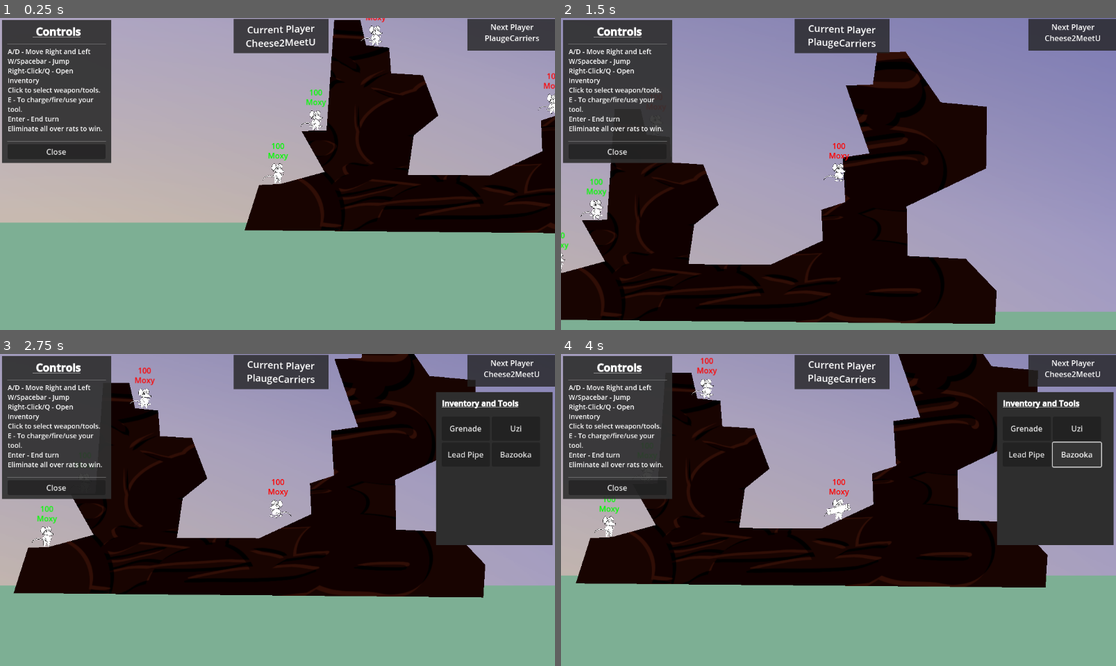
Above: before the commit, frames 1-4 (two rows, left to right).
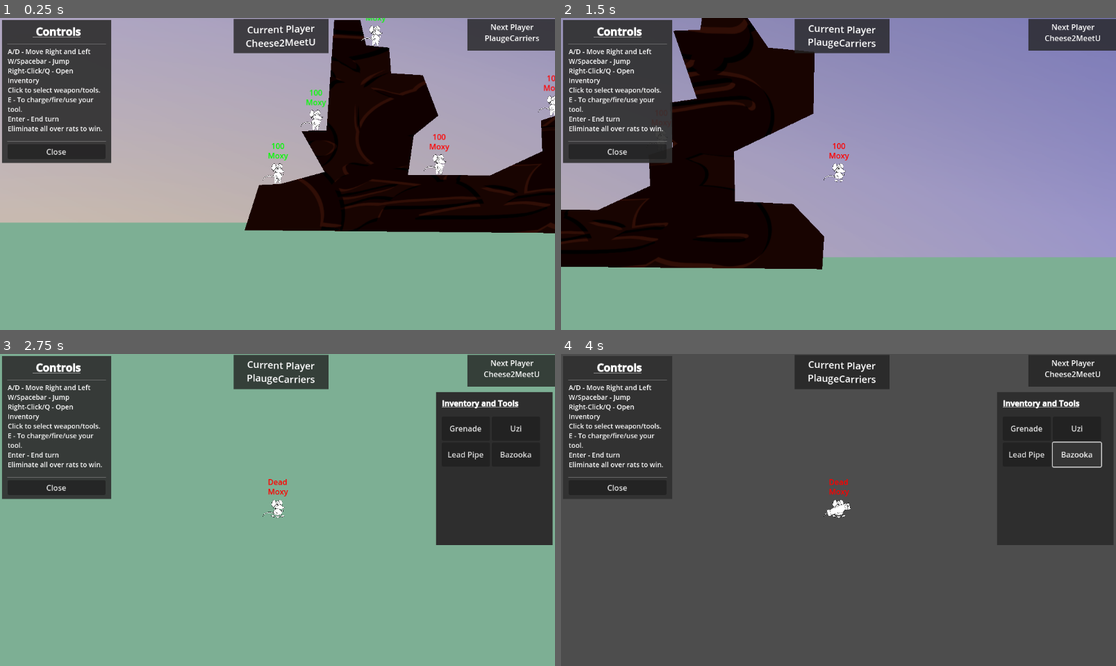
Above: after the commit, the same moments.

Repository: malceore/LD56
Game: Godot game, scene res://scenes/battle_ground/battle_ground.tscn
Same seed, same stepped clock (60 frames per second), same inputs: the game is played once before the commit and once after it.
Inputs (mouse positions are in pixels of both pictures, inside the frame that each line leads up to):
- Up to frame 1 (0.25 s): no input
- Up to frame 2 (1.5 s): tap Enter (Skip_Turn) at 0.5 s; move the mouse to (960, 158) at 0.52 s; hold E (Shoot) 0.53-1.28 s; hold D (Move_Right) from 0.53 s (still down); click (960, 158) at 0.67 s; tap Space (Jump) at 0.77 s; move the mouse to (727, 189) at 1.27 s; tap E (Shoot) at 1.35 s; click (727, 189) at 1.42 s
- Up to frame 3 (2.75 s): tap Space (Jump) at 1.52 s; move the mouse to (333, 441) at 2.02 s; release D (Move_Right) at 2.03 s; hold A (Move_Left) from 2.03 s (still down); hold E (Shoot) from 2.03 s (still down); tap Q at 2.1 s; click (333, 441) at 2.17 s
- Up to frame 4 (4 s): release A (Move_Left) at 2.75 s; release E (Shoot) at 2.75 s; click "Grenade" at 2.75 s; click "Bazooka" at 3.5 s

The runs differ from the first frame. In frame 1, 0.4% of the frame differs, in the area x 54-100%, y 0-51%; in frame 2, 46%; in frame 3, 54%; in frame 4, 77%, in the area x 0-100%, y 0-100%.

Commit message:
added an event bus, now using weapons or dying ends your turn. add explosion partical.

Diff:
--- a/scenes/battle_ground/battle_ground.gd
+++ b/scenes/battle_ground/battle_ground.gd
@@ -1,8 +1,11 @@
 extends Node2D
 
 @export var active_character: CharacterBody2D = null
+@export var debug = false
 @onready var turn_handler = $Camera2D/TurnHandler
 @onready var spawn_points = $SpawnPoints.get_children()
+
+signal event_bus(transmitter, event)
 
 var mouse = preload("res://scenes/character/character.tscn")
 
@@ -13,6 +16,7 @@
 	player1.team_color = Color.GREEN
 	player1.mice = [
 		mouse.instantiate(),
+		mouse.instantiate(),
 		mouse.instantiate()
 	]
 
@@ -20,6 +24,7 @@
 	player2.team_name = "PlaugeCarriers"
 	player2.team_color = Color.RED
 	player2.mice = [
+		mouse.instantiate(),
 		mouse.instantiate(),
 		mouse.instantiate()
 	]
@@ -29,8 +34,17 @@
 		player2
 	])
 
+	event_bus.connect(handle_event)
 	spawn_mice()
 	turn_handler.start()
+
+
+func handle_event(transmitter, event):
+	if debug:
+		print_debug(transmitter.name + " " + event)
+	if event == "weapon_fired" or event == "dead":
+		await get_tree().create_timer(3.0).timeout
+		turn_handler.change_turn()
 
 
 func won():
@@ -50,3 +64,4 @@
 			next_spawn_index += 1
 			mouse.name_label.modulate = player.team_color
 			mouse.health_label.modulate = player.team_color
+			mouse.event_bus = event_bus
--- a/scenes/character/character.gd
+++ b/scenes/character/character.gd
@@ -14,7 +14,7 @@
 var active_weapon = null
 var active = false
 var dead = false
-
+var event_bus
 
 func _ready():
 	health_label.text = labelBoilerplate + str(health)
@@ -34,15 +34,20 @@
 	dead = true
 	health = 0
 	health_label.text = labelBoilerplate + "Dead"
+	event_bus.emit(self, "dead")
 
 
 func change_weapon(weapon):
+	deactivate_weapon_if_active()
+	active_weapon = weapon
+	active_weapon.ready()
+	add_child(active_weapon)
+
+
+func deactivate_weapon_if_active():
 	if active_weapon != null:
 		remove_child(active_weapon)
 		active_weapon.queue_free()
-	active_weapon = weapon
-	active_weapon.ready()
-	add_child(active_weapon)
 
 
 func _process(delta):
@@ -56,10 +61,10 @@
 
 
 func _physics_process(delta):
-	if active:
-		if not is_on_floor():
-			velocity.y += gravity * delta
+	if not is_on_floor():
+		velocity.y += gravity * delta
 
+	if active and !dead:
 		if Input.is_action_just_pressed("Jump") and is_on_floor():
 			velocity.y = JUMP_VELOCITY
 		var direction = Input.get_axis("Move_Left", "Move_Right")
@@ -68,14 +73,14 @@
 		else:
 			velocity.x = move_toward(velocity.x, 0, SPEED)
 
-		# Handle Animation
-		if velocity.x != 0:
-			sprite_ap.play("scurry")
-			if velocity.x < 0:
-				sprite_body.scale.x = -1
-			else:
-				sprite_body.scale.x = 1
+	# Handle Animation
+	if velocity.x != 0:
+		sprite_ap.play("scurry")
+		if velocity.x < 0:
+			sprite_body.scale.x = -1
 		else:
-			sprite_ap.play("idle")
+			sprite_body.scale.x = 1
+	else:
+		sprite_ap.play("idle")
 
-		move_and_slide()
+	move_and_slide()
--- a/scenes/terrian/terrian.tscn
+++ b/scenes/terrian/terrian.tscn
@@ -20,10 +20,10 @@
 [node name="Water" type="Area2D" parent="."]
 
 [node name="ColorRect" type="ColorRect" parent="Water"]
-offset_left = -974.0
+offset_left = -1369.0
 offset_top = 638.0
-offset_right = 2090.0
-offset_bottom = 1196.0
+offset_right = 2862.0
+offset_bottom = 3292.0
 color = Color(0.489938, 0.68676, 0.578893, 1)
 
 [node name="CollisionShape2D" type="CollisionShape2D" parent="Water"]
--- a/scenes/turn_handler/turn_handler.gd
+++ b/scenes/turn_handler/turn_handler.gd
@@ -56,6 +56,7 @@
 
 func set_active_mouse():
 	if parent.active_character != null:
+		parent.active_character.deactivate_weapon_if_active()
 		parent.active_character.active = false
 	var mouse = players[current_player].get_next_mouse()
 	if mouse == null:
--- a/scenes/weapons/bazooka/bazooka.gd
+++ b/scenes/weapons/bazooka/bazooka.gd
@@ -20,6 +20,7 @@
 
 
 func fire():
+	get_parent().event_bus.emit(get_parent(), "weapon_fired")
 	if debug:
 		print_debug("firing " + str(speed) + "  Rotation:" + str((get_global_mouse_position() - global_position).normalized()))
 	fired = true
@@ -29,3 +30,4 @@
 	projectile_instance.rotation = (get_global_mouse_position() - global_position).normalized().angle()
 	get_tree().get_root().add_child(projectile_instance)
 	projectile_instance.apply_central_force(speed * (get_global_mouse_position() - global_position).normalized())
+	get_parent().deactivate_weapon_if_active()
--- /dev/null
+++ b/scenes/weapons/explosion_particle/explosion.tscn
@@ -0,0 +1,25 @@
+[gd_scene load_steps=2 format=3 uid="uid://46odjt2ofdhg"]
+
+[ext_resource type="Texture2D" uid="uid://him5k0f5v6w5" path="res://scenes/weapons/cloud_orb.png" id="1_lmjus"]
+
+[node name="Explosion" type="CPUParticles2D"]
+emitting = false
+amount = 24
+lifetime = 0.2
+one_shot = true
+explosiveness = 0.88
+randomness = 0.37
+texture = ExtResource("1_lmjus")
+spread = 180.0
+gravity = Vector2(0, 400)
+initial_velocity_min = 402.78
+initial_velocity_max = 694.11
+angular_velocity_min = -238.11
+angular_velocity_max = 294.81
+linear_accel_min = 44.09
+linear_accel_max = 83.46
+radial_accel_min = 17.33
+radial_accel_max = 63.0
+scale_amount_min = 0.1
+scale_amount_max = 0.4
+hue_variation_max = 0.3
--- a/scenes/weapons/grenade/grenade.gd
+++ b/scenes/weapons/grenade/grenade.gd
@@ -21,12 +21,16 @@
 
 
 func _on_timer_timeout():
+	$Explosion.emitting = true
+	await $Explosion.finished
+	#$Explosion.reparent(get_tree().get_root())
+
 	print_debug("explosion!!!")
 	var bodies_in_blast_radius = $BlastRadius.get_overlapping_bodies()
 	for affected_body in bodies_in_blast_radius:
 		if affected_body.has_method("take_damage"):
 			affected_body.take_damage(damage)
-	queue_free()
+	die()
 
 
 func die():
@@ -34,6 +38,7 @@
 
 
 func fire():
+	get_parent().event_bus.emit(get_parent(), "weapon_fired")
 	fired = true
 	current_ammo -= 1
 	var projectile_instance = projectile.instantiate()
--- a/scenes/weapons/grenade/grenade.tscn
+++ b/scenes/weapons/grenade/grenade.tscn
@@ -1,7 +1,8 @@
-[gd_scene load_steps=5 format=3 uid="uid://cmk837rp0fruq"]
+[gd_scene load_steps=6 format=3 uid="uid://cmk837rp0fruq"]
 
 [ext_resource type="Script" path="res://scenes/weapons/grenade/grenade.gd" id="1_rq3rb"]
 [ext_resource type="Texture2D" uid="uid://bgbtllxkc6bra" path="res://scenes/weapons/weapons.png" id="2_gsbi2"]
+[ext_resource type="PackedScene" uid="uid://46odjt2ofdhg" path="res://scenes/weapons/explosion_particle/explosion.tscn" id="3_lf82g"]
 
 [sub_resource type="PhysicsMaterial" id="PhysicsMaterial_a5i2u"]
 rough = true
@@ -36,4 +37,6 @@
 [node name="Timer" type="Timer" parent="."]
 wait_time = 5.0
 
+[node name="Explosion" parent="." instance=ExtResource("3_lf82g")]
+
 [connection signal="timeout" from="Timer" to="." method="_on_timer_timeout"]
--- a/scenes/weapons/missle/missle.gd
+++ b/scenes/weapons/missle/missle.gd
@@ -12,6 +12,9 @@
 
 
 func _on_body_entered(body:Node):
+	$Explosion.emitting = true
+	await $Explosion.finished
+	# $Explosion.reparent(get_tree().get_root())
 	print_debug("BOOOOM!")
 	var bodies_in_blast_radius = $BlastRadius.get_overlapping_bodies()
 	for affected_body in bodies_in_blast_radius:
--- a/scenes/weapons/missle/missle.tscn
+++ b/scenes/weapons/missle/missle.tscn
@@ -1,7 +1,8 @@
-[gd_scene load_steps=4 format=3 uid="uid://c4pbdlghy5533"]
+[gd_scene load_steps=5 format=3 uid="uid://c4pbdlghy5533"]
 
 [ext_resource type="Script" path="res://scenes/weapons/missle/missle.gd" id="1_2e318"]
 [ext_resource type="Texture2D" uid="uid://bgbtllxkc6bra" path="res://scenes/weapons/weapons.png" id="1_3p2n5"]
+[ext_resource type="PackedScene" uid="uid://46odjt2ofdhg" path="res://scenes/weapons/explosion_particle/explosion.tscn" id="2_sur2l"]
 
 [sub_resource type="CapsuleShape2D" id="CapsuleShape2D_48r2m"]
 radius = 3.99999
@@ -15,6 +16,9 @@
 max_contacts_reported = 1
 contact_monitor = true
 script = ExtResource("1_2e318")
+
+[node name="EOLTimer" type="Timer" parent="."]
+wait_time = 30.0
 
 [node name="CollisionShape2D" type="CollisionShape2D" parent="."]
 position = Vector2(-5, 0)
@@ -35,8 +39,7 @@
 scale = Vector2(0.712687, 0.694237)
 polygon = PackedVector2Array(-71, -148, -140, -89, -167, 2, -149, 80, -89, 142, 2, 166, 90, 139, 143, 85, 168, -1, 142, -87, 93, -139, 2, -168)
 
-[node name="EOLTimer" type="Timer" parent="."]
-wait_time = 30.0
+[node name="Explosion" parent="." instance=ExtResource("2_sur2l")]
 
 [connection signal="body_entered" from="." to="." method="_on_body_entered"]
 [connection signal="timeout" from="EOLTimer" to="." method="_on_eol_timer_timeout"]
Not shown, added: export_presets.cfg
Binary file added: scenes/weapons/cloud_orb.png
Not shown, added: scenes/weapons/cloud_orb.png.import
Not shown, changed: krita/weapons.kra
Not shown, changed: krita/weapons.kra.1~
Not shown, added: krita/weapons.kra.2~
Not shown, added: krita/weapons.kra.3~
Not shown, added: scenes/weapons/cloud_orb.png.1~
